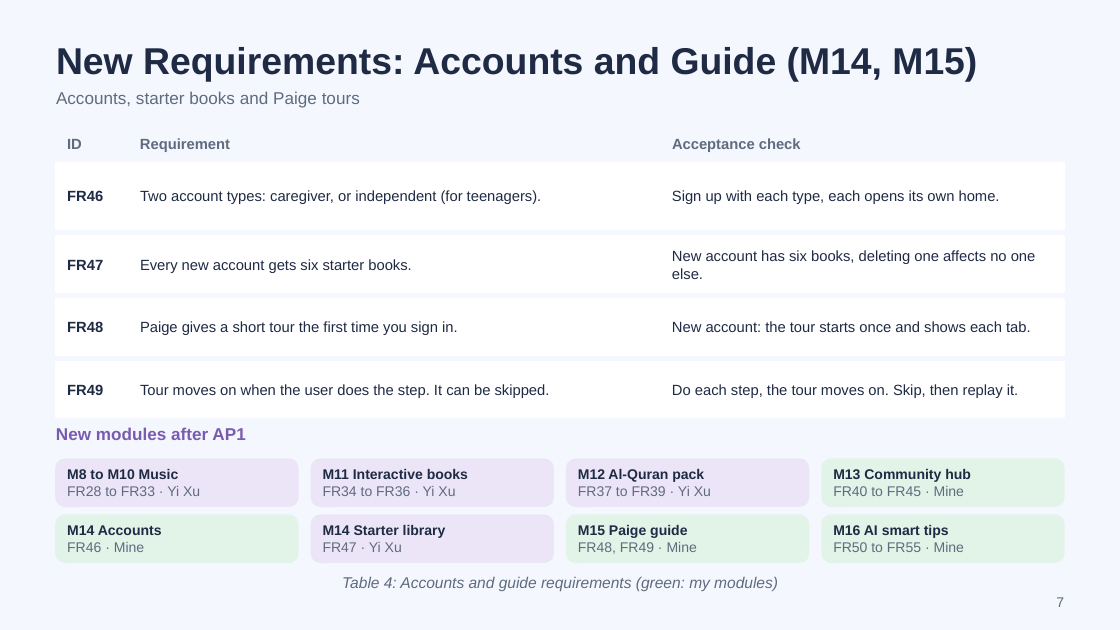
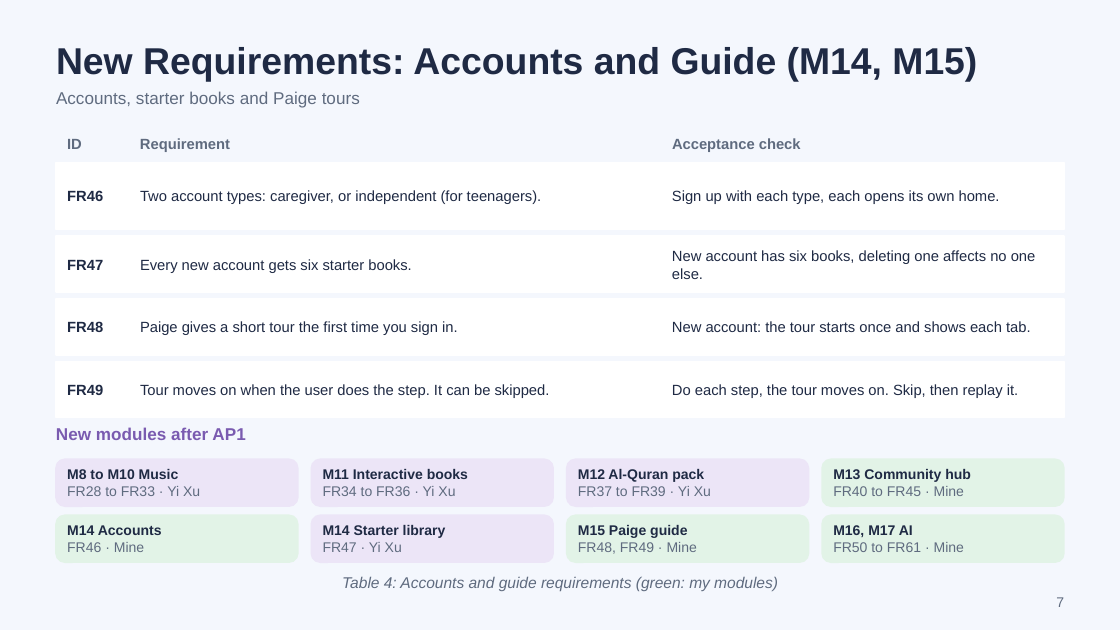
Before and after one commit to scz912/autism_audiobook, a slide deck: slide 7 of deliverables/Visual_Playlist_AP2_Progress.pptx. Drawn at 1120x630 pixels with LibreOffice and Linux fonts; fonts in the diff are those of the drawing. Boxes give left, top, right and bottom in pixels: in the first picture for what was removed or moved away, otherwise in the second. Text is boxed around its words. In the diff, an @@ line names an element or a change of style, - is before the commit and + after.

```diff
--- a/deliverables/Visual_Playlist_AP2_Progress.pptx
+++ b/deliverables/Visual_Playlist_AP2_Progress.pptx
@@ text at <box>833,525,964,552</box>: text changed @@
-M16 AI smart tips
-FR50 to FR55 · Mine
+M16, M17 AI
+FR50 to FR61 · Mine
```
Also in this commit, not shown: 9 other slides changed, 2 slides added, 8 other files.
